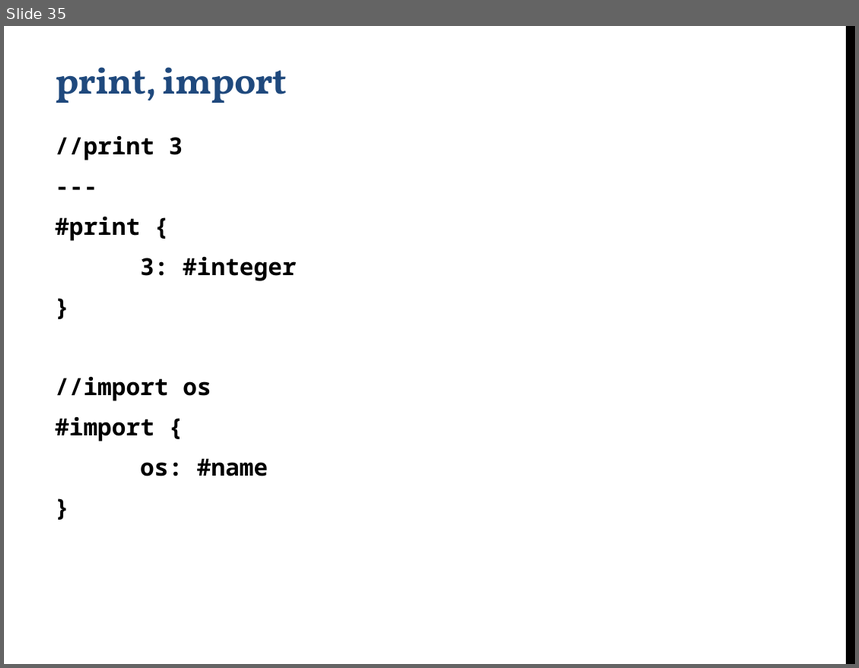
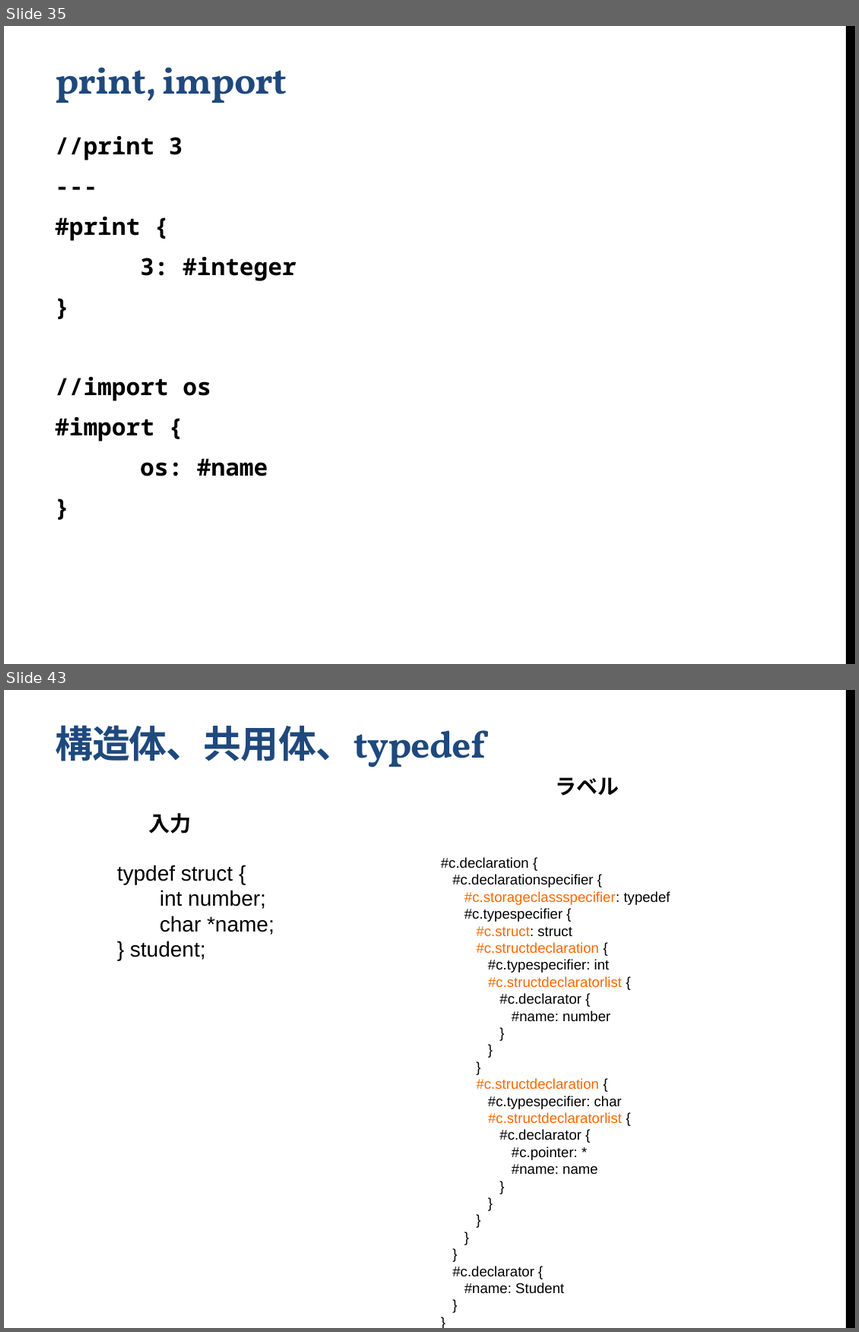
Before and after one commit to yshinya6/libbun2, a slide deck: doc/BunCommon.pptx. Shown one above the other, each under a label of ours: slide 35 before the commit, slides 35 and 43 after it; the slides between them are not shown. The pictures are 859x668 and 859x1332 pixels, drawn with LibreOffice and Linux fonts; fonts in the diff are those of the drawing; background and template pictures are left out. Boxes give left, top, right and bottom in pixels: in the first picture for what was removed or moved away, otherwise in the second. Text is boxed around its words. In the diff, an @@ line names an element or a change of style, - is before the commit and + after.

```diff
--- a/doc/BunCommon.pptx
+++ b/doc/BunCommon.pptx
@@ slide 43 added at bbox=[4, 690, 855, 1328], background #FFFFFF; not listed: 1 template element that a slide beside it also shows @@
@@ title added at bbox=[55, 725, 486, 767], 32 pt, text #1F497D, bold @@
+構造体、共用体、typedef
@@ text added at bbox=[555, 777, 619, 796], 18 pt, text #000000, bold @@
+ラベル
@@ text added at bbox=[148, 813, 191, 834], 18 pt, text #000000, bold @@
+入力
@@ text added at bbox=[117, 865, 275, 960], 18 pt, text #000000 @@
+typdef struct {
+int number;
+char *name;
+} student;
@@ text added at bbox=[441, 857, 671, 1294], 12 pt, text #000000 @@
+#c.declaration {
+#c.declarationspecifier {
+#c.storageclassspecifier: typedef
+#c.typespecifier {
+#c.struct: struct
+#c.structdeclaration {
+#c.typespecifier: int
+#c.structdeclaratorlist {
+#c.declarator {
+#name: number
+}
+}
+}
+#c.structdeclaration {
+#c.typespecifier: char
+#c.structdeclaratorlist {
+#c.declarator {
+#c.pointer: *
+#name: name
+}
+}
+}
+}
+}
+#c.declarator {
+#name: Student
+}
+}
```
Also in this commit, not shown: 13 other slides added.
